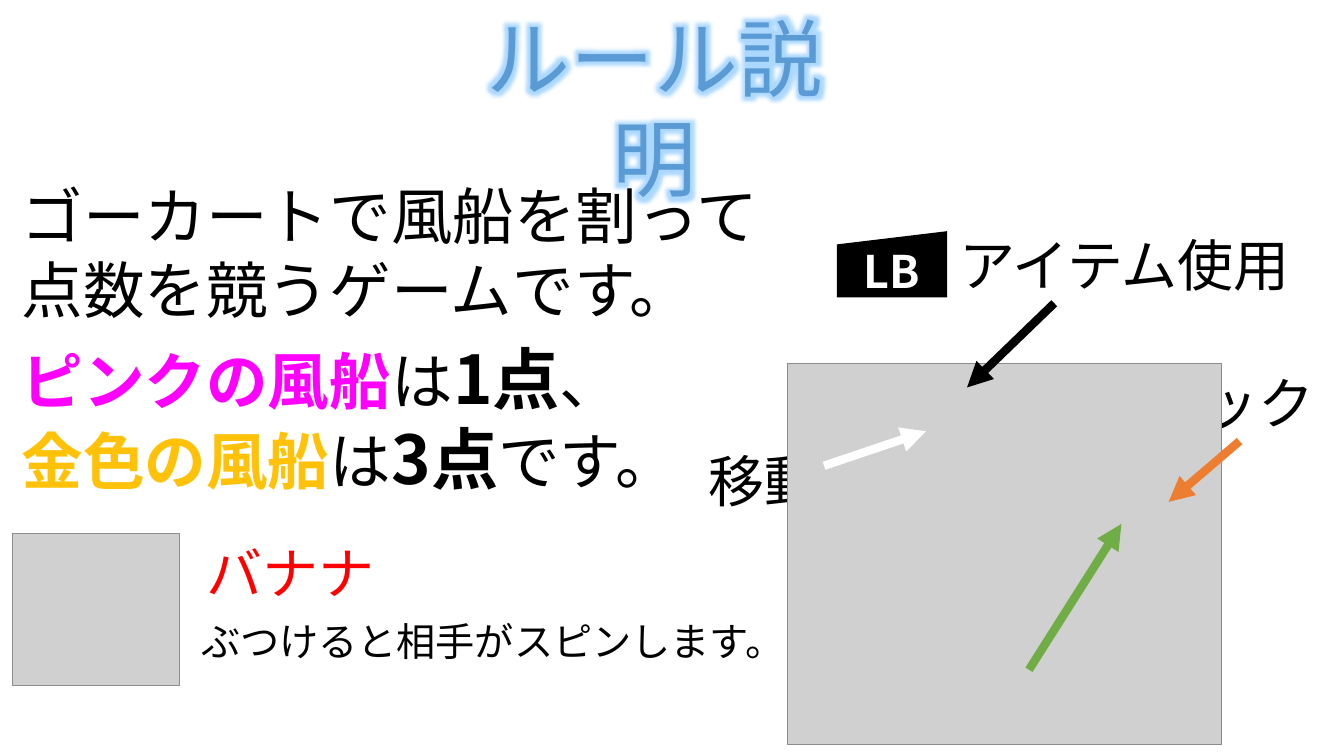
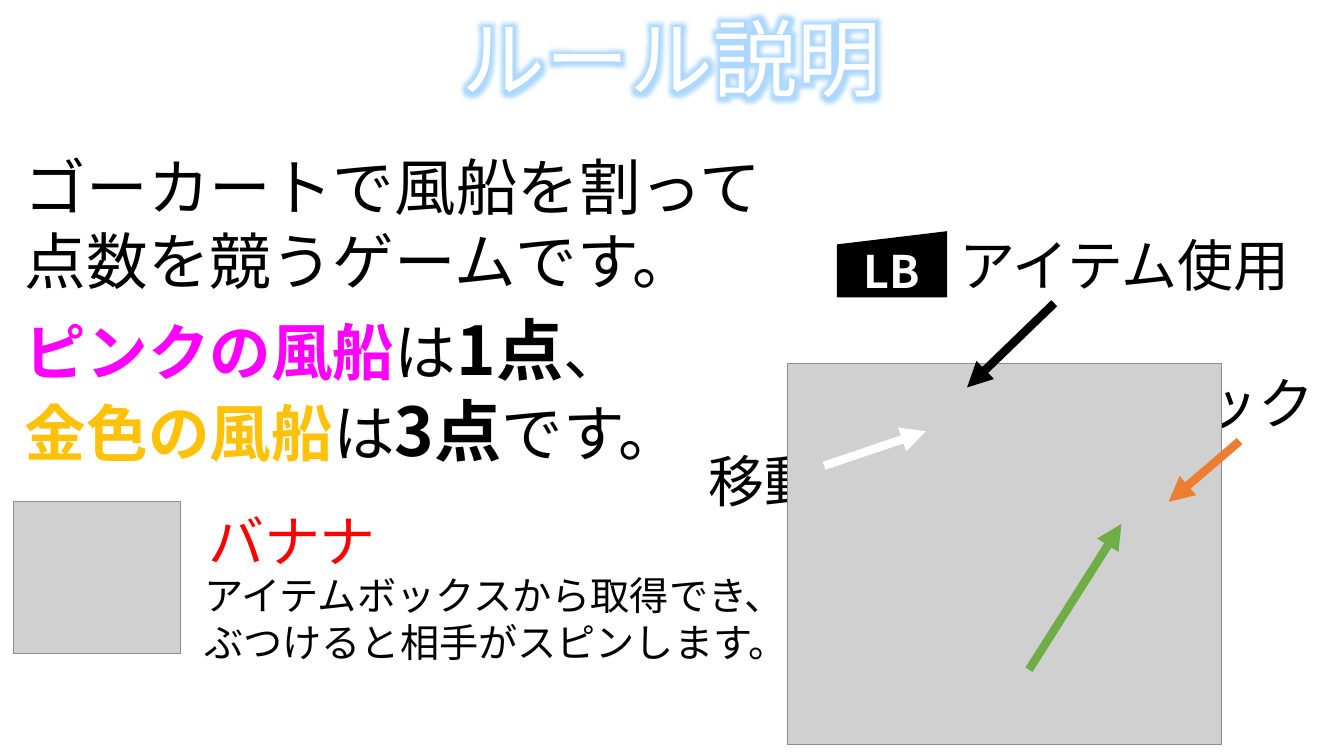
Before and after one commit to MizukiKato0416/sotsugyou_time_kato, a slide deck: slide 1 of PSD/操作説明(コントローラー入り).pptx. Drawn at 1344x756 pixels with LibreOffice and Linux fonts; fonts in the diff are those of the drawing; grey boxes stand for pictures; background and template pictures are left out. Boxes give left, top, right and bottom in pixels: in the first picture for what was removed or moved away, otherwise in the second. Text is boxed around its words. In the diff, an @@ line names an element or a change of style, - is before the commit and + after.

Commit message:
人狼チュートリアル

```diff
--- a/PSD/操作説明(コントローラー入り).pptx
+++ b/PSD/操作説明(コントローラー入り).pptx
@@ text "ルール説明": place and size @@
-text "ルール説明" at <box>486,15,822,211</box>
+text "ルール説明" at <box>461,15,881,103</box>
@@ text "ルール説明" at <box>461,15,881,103</box>: text colour #5B9BD5 to #FFFFFF @@
@@ text "ゴーカートで風船を割って点数を競うゲームです。" rewrapped from <box>22,176,758,318</box> to <box>25,157,761,289</box> @@
@@ text "ピンクの風船は1点、金色の風船は3点です。": place and size @@
-text "ピンクの風船は1点、金色の風船は3点です。" at <box>22,347,677,490</box>
+text "ピンクの風船は1点、金色の風船は3点です。" at <box>25,318,681,462</box>
@@ picture: place and size @@
-picture at <box>12,534,179,686</box>
+picture at <box>13,502,180,653</box>
@@ text "バナナ": place and size @@
-text "バナナ" at <box>207,548,375,596</box>
+text "バナナ" at <box>208,516,376,564</box>
@@ text "アイテムボックスから取得でき、": place and size @@
-text "アイテムボックスから取得でき、" at <box>201,623,784,659</box>
+text "アイテムボックスから取得でき、" at <box>204,577,787,660</box>
@@ text at <box>204,577,783,614</box>: paragraph added @@
+アイテムボックスから取得でき、
```
Also in this commit, not shown: 4 other files.
